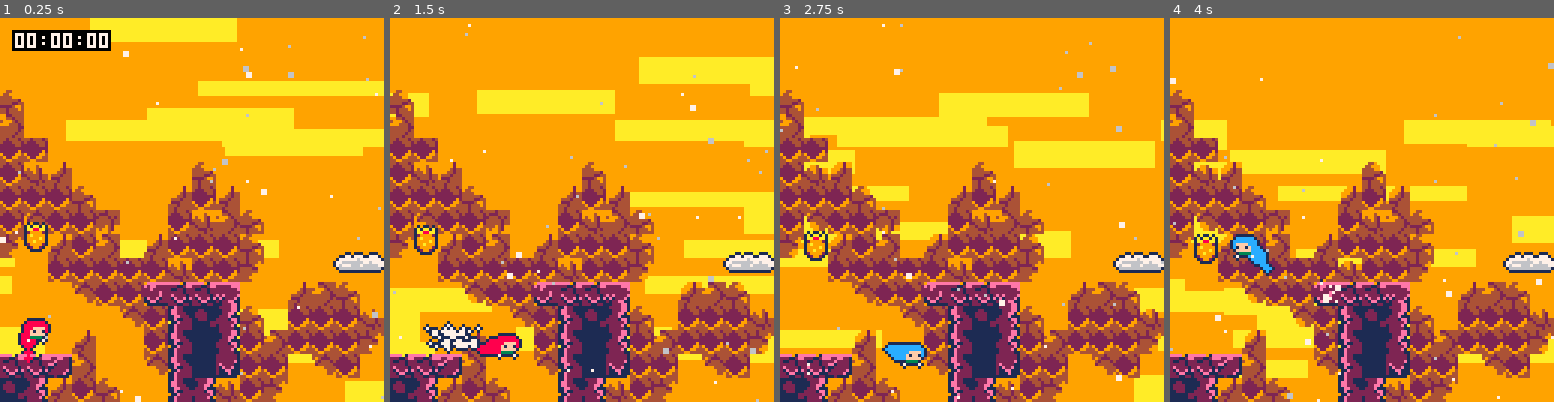
Above: before the commit, frames 1-4 (left to right).
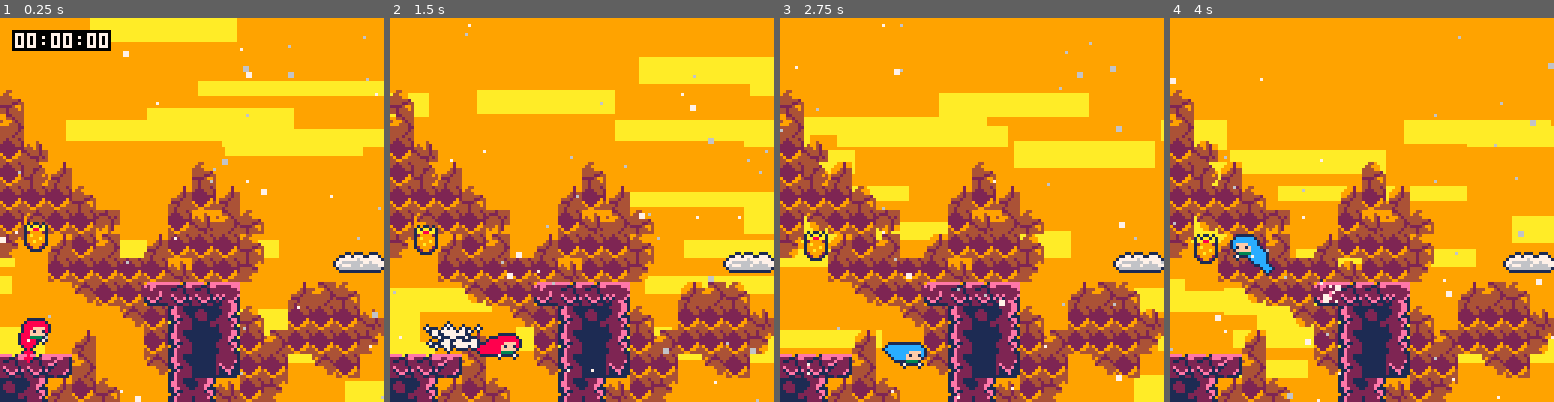
Above: after the commit, the same moments.

Repository: CelesteClassic/newleste.p8
Game: PICO-8 cartridge ridge.p8
Same seed, same stepped clock (60 frames per second), same inputs: the game is played once before the commit and once after it.
Inputs:
- Up to frame 1 (0.25 s): no input
- Up to frame 2 (1.5 s): tap X (X key) at 0.33, 1.07 s; tap O (Z key) at 0.7 s
- Up to frame 3 (2.75 s): hold Right 1.6-2.1 s; tap O (Z key) at 1.7, 2.1, 2.5 s; tap X (X key) at 1.85 s; hold Up 2.15-2.42 s; hold Right from 2.47 s (still down)
- Up to frame 4 (4 s): tap O (Z key) at 2.9, 3.3, 3.7 s; tap X (X key) at 2.97 s; release Right at 3.03 s; hold Left 3.08-3.58 s; hold Down 3.63-3.97 s

The runs differ from the first frame. In frame 1, 0.5% of the frame differs, in the area x 6-13%, y 31-44%; in frame 2, 0.5%; in frame 3, 0.5%; in frame 4, 0.5%.

Commit message:
5 new levels!
added 5 new levels and sparky's breakable block sprite for ridge

Diff:
--- a/ridge.p8
+++ b/ridge.p8
@@ -39,7 +39,6 @@
 function _init()
   max_djump,deaths,frames,seconds,minutes,music_timer,time_ticking,berry_count=1,0,0,0,0,0,true,0
   music(0,0,7)
-  load_level(1)
 end
 
 
@@ -1603,10 +1602,13 @@
   "3,1,3,1,0b0001,-0.3",
   "5,0,1,1",
   "6,0,2,1,0b0001,-0.3",
-  "0,1,2,1",
+  "0,1,2,1,0b0010,-0.3",
   "6,1,2,1,0b0001,-0.5",
+  "1,3,1,1,b0001,0.7",
   "0,2,1,2",
   "1,2,1,1,0b0010",
+  "2,2,2,1,0b0010",
+  "4,2,2,1,0b0010",
 }
 
 --<camtrigger>--
@@ -1681,6 +1683,12 @@
 --convert mapdata to memory data
 function num2hex(v)
   return sub(tostr(v,true),5,6)
+end
+-->8
+__init=_init
+function _init()
+  __init()
+  load_level(1)
 end
 
 
@@ -1949,159 +1957,159 @@
 000000000000000000000000000000000000000000003b313300282a283b283a00001334222310101021223825252525382525252525252525333b2900003a2432322525333b312525252533002900003232263b3132252300462a282b2829002525382525253232262829000000000000000000002b31382639000000000000
 3900000000000000000000000000000000000000003a2828000029003a282b28000000113125222222252525252532322525252525382525262b2900003b28243b28312628283b2438252639000f0000002a3728282824260000002a282900002525252525332829370800000000000000000000002a2824263b290000000000
 3b0000000000000000000000000000000000000000282b2900000000002a282800000000112425382532252525260a4324253825322525323329000046002a312a2828303b2828312525263b3a000000000000002a282426101010002a2c00002525252526392a0000000000000000000000171700002824332a394600000000
-28280000000000000000000000000000000000003a2828000000000000003b290000000013243232333b2425323339532425323300243300000000000000000000283b3728282900313233282839000000000000003b242522343612000000002525253826290000000000000000000000000000003a2837123a290000000000
-282b3a0000000000390000000000000000000000283b39000000000000002a000000000013372a28282831333b28283a31332829003700000000000000000000002a282b283b00001111112a3b2b283900010000002a2438261111000000000038252525330017171700000000000000000000002a3b283b2828390000000000
-282828390000003a283a0000000000000000002122222223000000400000000000000000000000283b2900432a2a3b2800432900000000000f0000000000000000003a2829000000000000000029283b22223600000031323312000000004600253232332900000000000000000000000000000000002a28292a000000000000
-282a28283c0000282b3b39000000000000003a3125252526003a00000000000000000000000000292b00000000002900000000000000000000003900000000000000002a00000000000000000000002a252639000000111111000000101010102628390000000000000000000000000000000000000000290000000000000000
+282b0000000000000000000000000000000000003a2828000000000000003b290000000013243232333b2425323339532425323300243300000000000000000000283b3728282900313233282839000000000000003b242522343612000000002525253826290000000000000000000000000000003a2837123a290000000000
+282c3a0000000000390000000000000000000000283b39000000000000002a000000000013372a28282831333b28283a31332829003700000000000000000000002a282b283b00001111112a3b2b283900010000002a2438261111000000000038252525330017171700000000000000000000002a3b283b2828390000000000
+282828390000003a283a0000000000000000002122222223000000400000000000000000000000283b2900432a2a3b2800432900000000000f0000000000000000003a282900000000000000002a283b22223600000031323312000000004600253232332900000000000000000000000000000000002a28292a000000000000
+282a28283c0000282b3b39000000000000003a3125252526003a00000000000000000000000000292800000000002900000000000000000000003900000000000000002a00000000000000000000002a252639000000111111000000101010102628390000000000000000000000000000000000000000290000000000000000
 290b3a283b003a2828283900000000000000283b24252526283b39000000000000000000000000002a00000000000000000000000f000000003a3b00000000000000000000000000101010000000000038263b3900000000000000132122222233283b2900000000000000000000000000000000000000101010000000000000
 000028282828282b28282900000040003a282828242525262828283c000000000000000000000000460000000000000000000000000000002a2828000000000000000000000000002122230000000010253328282900000000004613242525252b282a0000000000000000000000000000000000000013343536120000000000
 0000002a28283422222300003a3b3900282828282438253329002b283900000000000000000000000000005300004600000000003a0000003928280000003a000000000000000000242526004100002126292a3b0000101010000013242525252900000000000000000000000000171717000000000000111111000000000000
 00000000002a2824382639002828282b283b2829242526000000293b2828390023010000000000000000000000003900005300393b2900002b3b2900002a3b00290000000000003924252600000010242629002a0000212223120010243825250001000000000000000000000000000000000000000a00004600000000000000
-0001003a000028242526283b28282829002a2a0031252600000000282828280025222315163a000000000000003a3b2839003a282829003a2828000000002b293901000000403a2b24252600000021252610100010002438261010212525252522230000003a0000171717000000000000000000000000000000000000000000
+0001003a000028242526283b28282829002a2a0031252600000000282828280025222315163a000000000000003a3b2839003a282829003a2828000000002b293901000000403a2824252600000021252610100010002438261010212525252522230000003a0000171717000000000000000000000000000000000000000000
 2222363b00002a2425332828002a28000000000000242639000000002a283b392525263a283b390000000000392828283b2b283b2800002828280000003a2800222223390000283b24252610101024382522231027102425252222252525253825252222363b3900000000000000000000000000000000000000000000000000
-38263a2839000024262b282900000000000000000024263b39000000003a282b252526002a2829000000003a3b28282829002a28290000283b28390000283b3925382628003a2828242025222222252525382522252225252525382525252525252538262b282800000000000000000000000000000000000000000000000000
-000000000000000000000000000000000000000000000000000000000000000025252525252525252525252525252525000000000000000000000000000000000000000000000000000000001331252520252525252525253233283b282824202525382532323312000000000000000000000000000013312538252612001324
-00000000000000000000000000000000000000000000000000100000000000002538252525202525252525252525382500000000000000000000000000000000000000000000000000000000001331252525252025382533283b292a392a24252525323312000000000000000000000000000000000000133132252612461324
-0000000000000000000000000000000000000000000000001327120000000000252525252525253825252532252525250000000000000000000000000000000000000000000000000000000000001324252525252525262b292a00002a3924382526111100000000000000000000000000000000000000000013242612001324
-00000000000000000000000000000000000000000000000013301200000000002525252525252525252526003132322500000000000000000000000000000000000000000000000000000000000013312538252525253329000000003a3b24253826120000000000000000000000000000000000000000000013242612001324
-000000000000000000000000000000000000000000000000133012000000000020252525382525252525332b393a2831000000000000000000000000000000000000000000000000000000000000001331322525202600000f000021222225252533120000000000000000000000000000000000000000000013312600460024
-0000000000000000000000000000000010000000000000001337120000460000253225252532322525262a282828283900000000000000000000000000000000000000000000000000000000000000002a2b24252526000000001024252520252612000000001010101010100000000000000000000000000000133000000024
-000000000000000000000000000000132712000000001000001100000000000026283132263a28242526102828293a280000000000000000000000000000000000000000000000000000000000000000002a24382533000000002125382525252612004600132122222222230000000000000000000000000000133700000024
-00000000000000000000004600000013301200000013271200000000000000003328282837282831242523283900212200000000000000000000000000000010100000000039000010103a00000000000000242533110000001024252525252526120000001331323225382600000f0000212223000000000046001100000024
-00000000000000000000000000000013301200000013301200000000000000002a282828282928293132332900002425000000000000000000000000000000212310000000282900212328390000000000002426110000003a212520252525253312000000001111113125260000000000242526100000000000000000000024
-0000000010000000000000100000001330120000001330120000000010101000002a2a2829002a00111111000000243800000000000000000000000000003a2425233900002829102426282829000000000024263a000f003b242525252538250000000000000046001331330000000010242525230000000000000000000024
-00000013271200000000132712000013301200000013301200000013343536120000002a00000046000000000013242500000000000000000000001021222225382628003a2839212526282828392122230024262839393a29242525252525250000000000000000000011110000001021252025260000000010000000001024
-0000001330120000000013371200001330120046001337120046000011111100003a3a00000000000000000000102425000100000000000039003a2125252525202522222329282438260028292a2420260031332a2b282810243825252525250000000000000000000000000000002125252525261010000027100000002120
-000000133712000000000000000000133012000000001100000000000000000039282829000010100000000000212520222223390000003a28282924253825252525252526102a242526002a0010242526001111002a282821252525202525250000000000000000000000000000132425382525252223001024230010102425
-0000000011000000100000460000001337120000000000000000000000000000282900000000212310000010102425252025252222222328282910242525252525252538252310242526000a002125252600000000003b2a24252525252525250001000000000000000000000010102425252525382526102125261021222538
-0001000000000013271200000000000011000000000000000000000000000000280100000010242523101021222538252525252538253329000021252525253825252525252522252026003900243825263a39000000291024382525252525252223151600000000000000001021222525252525252525222538252225252525
-22230000000046133012000000000000000000000000000000000000000000002222233900212538252222252525252525382525252600000000243825252525252525202525382525263a3b39242525262829000000002125252525253825252526000000000000000000002125253825252520252525202525252525382525
-…(129 lines of a section not shown)…
+38263a2839000024262b282900000000000000000024263b39000000003a2828252526002a2829000000003a3b28282829002a28290000283b28390000283b3925382628003a2828242025222222252525382522252225252525382525252525252538262b282800000000000000000000000000000000000000000000000000
+000000003125253825252525252628282824252525252538252525382525252525252525252525252525252525252525000000000000000000000000000000000000000000000000000000001331252520252525252525253233283b282824202525382532323312000000000000000000000000000013312538252612001324
+0000003a283125252525253825262928282425202525252525253232322525382538252525202525252525252525382500000000000000000000000000000000000000000000000000000000001331252525252025382533283b292a392a24252525323312282839000000000000000000000000000000133132252612461324
+0000002a2828242525202525253300282a313225252525253233282828312025252525252525253825252532252525250000000000000000000000000000000000000000000000000000000000001324252525252525262b292a00002a39243825261111002a28282c0000000000000000000000000000000013242612001324
+0000000029283132322525323300002a00003a31253825332828282a282831322525252525252525252526003132322500000000000000000000000000000000000000000000000000000000000013312538252525253329000000003a3b242538261200003a2829000000000000000000000000000000000013242612001324
+00000000002a2828283133290000000000002a283125332a282829002928283920252525382525252525332b393a2831000000000000000000000000000000000000000000000000000000000000001331322525202600000f0000212222252525331200002a2900000000000000000000000000000000000013312639460024
+0000000000002a28281111000000000000003a28282412002a290000002a2828253225252532322525262a282828283900000000000000000000000000000000000000000000000000000000000000002a2b242525260000000010242525202526120000000010101010101000000000000000000000000000001330282b3924
+00000000003a282829004300000000000000282a28241200000000212222222226283132263a28242526102828293a280000000000000000000000000000000000000000000000000000000000000000002a2438253300000000212538252525261200460013212222222223390000000000000000000000000013372a282824
+000000000000002a2c0000000000000000002900283012003a212225323232253328282837282831242523283900212200000000000000000000000000000010100000000039000010103a00000000000000242533110000001024252525252526120000001331323225382628000f002b212223000000000046001100282824
+00000000000000002a00000000000000000000002a30123a28313232282828242a282828282928293132332900002425000000000000000000000000000000212310000000282900212328390000000000002426110000003a212520252525253312000000001111113125262839003a282425261000000000000000002a2824
+00000000000000000000530000000000000000000037122829111111290a2824002a2a2829002a00111111000000243800000000000000000000000000003a2425233900002829102426282829000000000024263a000f003b242525252538252800000000000046001331332828282910242525230000000000000000002a24
+00000000000000000010100000000000101000410000002a0000000000002a240000002a00000046000000000013242500000000000000000000001021222225382628003a2839212526282828392122230024262839393a29242525252525252900000000000000000011112a28281021252025260000000010000000001024
+0000000000000000002123000000000021231000000000000000003a282b3a24003a3a00000000000000000000102425000100000000000039003a2125252525202522222329282438260028292a2420260031332a2b2828102438252525252500000000000000000000000000292a2125252525261010000027100000002120
+000000000000000000242610000000002425232b390000000000002a2828282439282829000010100000000000212520222223390000003a28282924253825252525252526102a242526002a0010242526001111002a28282125252520252525000000000000003a000000000000132425382525252223001024230010102425
+0001003a00400000102425230040000024382628282c0000000040002a282824282900000000212310000010102425252025252222222328282910242525252525252538252310242526000a002125252600000000003b2a24252525252525250001000000000028392b00000010102425252525382526102125261021222538
+2222232839000000212520263900001024252629000000000000000000282824280100000010242523101021222538252525252538253329000021252525253825252525252522252026003900243825263a39000000291024382525252525252223151600003a28282839001021222525252525252525222538252225252525
+38252628283900002425252628393a21252526000000000000000000002a28242222233900212538252222252525252525382525252600000000243825252525252525202525382525263a3b392425252628290000000021252525252538252525263900002b2828282828292125253825252520252525202525252525382525
+…(129 lines of a section not shown)…
Not shown, changed: 48 lines of the sprite sheet (__gfx__) section of ridge.p8
